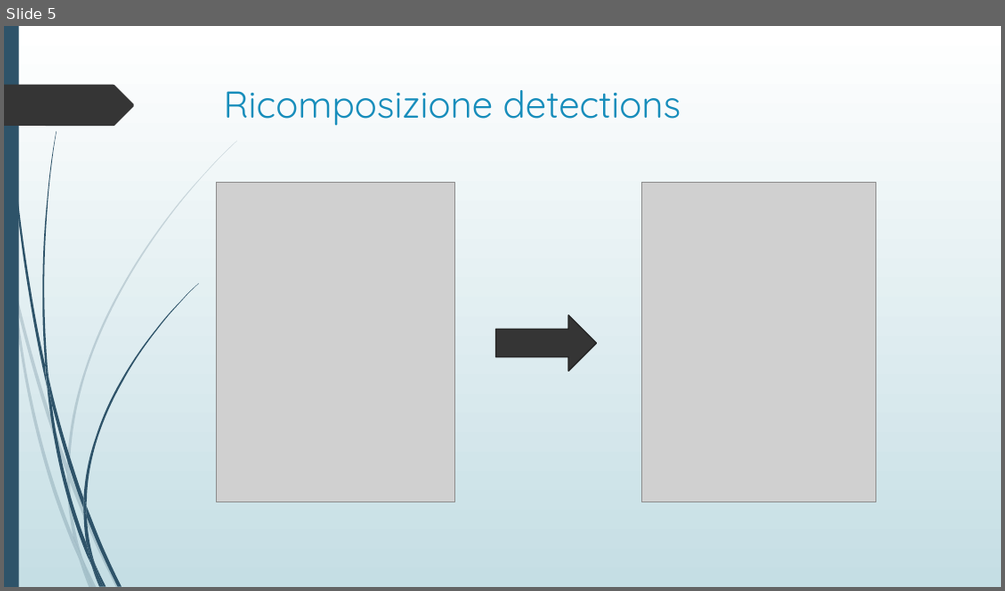
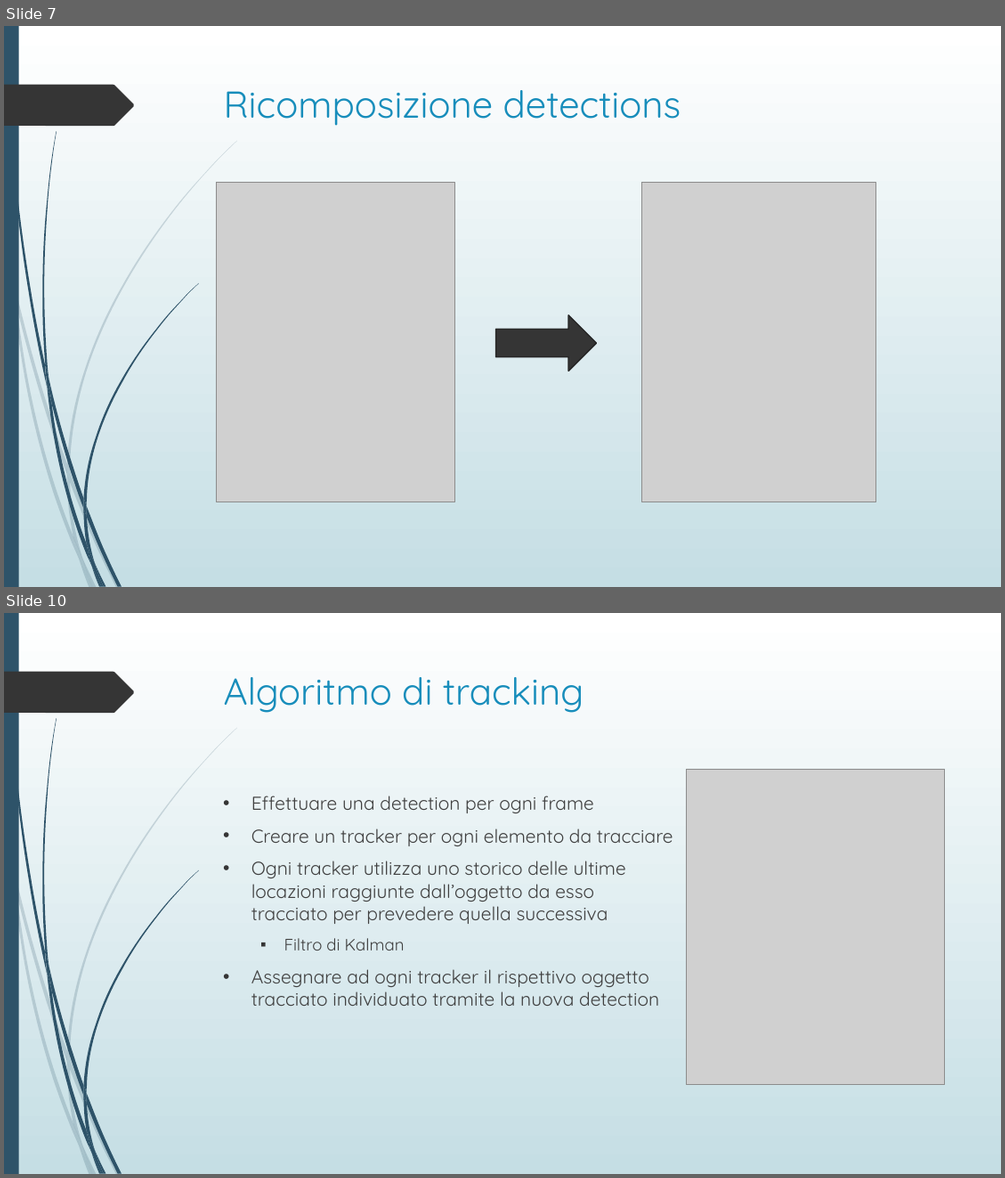
Before and after one commit to davide97l/Tesi-Laurea-Triennale, a slide deck: presentazione_tesi.pptx. Shown one above the other, each under a label of ours: slide 5 before the commit, slides 7 and 10 after it; the slides between them are not shown. The pictures are 1005x591 and 1005x1178 pixels, drawn with LibreOffice and Linux fonts; fonts in the diff are those of the drawing; grey boxes stand for pictures. Boxes give left, top, right and bottom in pixels: in the first picture for what was removed or moved away, otherwise in the second. Text is boxed around its words. In the diff, an @@ line names an element or a change of style, - is before the commit and + after.

```diff
--- a/presentazione_tesi.pptx
+++ b/presentazione_tesi.pptx
@@ slide 10 added at (x1=4, y1=613, x2=1001, y2=1174), background gradient #FFFFFF to #C5DEE5; not listed: 24 template elements that a slide beside it also shows @@
@@ title added at (x1=224, y1=677, x2=584, y2=713), 36 pt, text #178DBB @@
+Algoritmo di tracking
@@ picture added at (x1=686, y1=769, x2=945, y2=1084) @@
@@ text added at (x1=251, y1=795, x2=673, y2=1005), 18 pt, text #404040 @@
+• Effettuare una detection per ogni frame
+• Creare un tracker per ogni elemento da tracciare
+• Ogni tracker utilizza uno storico delle ultime locazioni raggiunte dall’oggetto da esso tracciato per prevedere quella successiva
+  ▪ Filtro di Kalman
+• Assegnare ad ogni tracker il rispettivo oggetto tracciato individuato tramite la nuova detection
@@ what was slide 5 is now slide 7 @@
```
Also in this commit, not shown: 4 slides changed, 5 other slides added, 5 slides removed, 12 other files.
